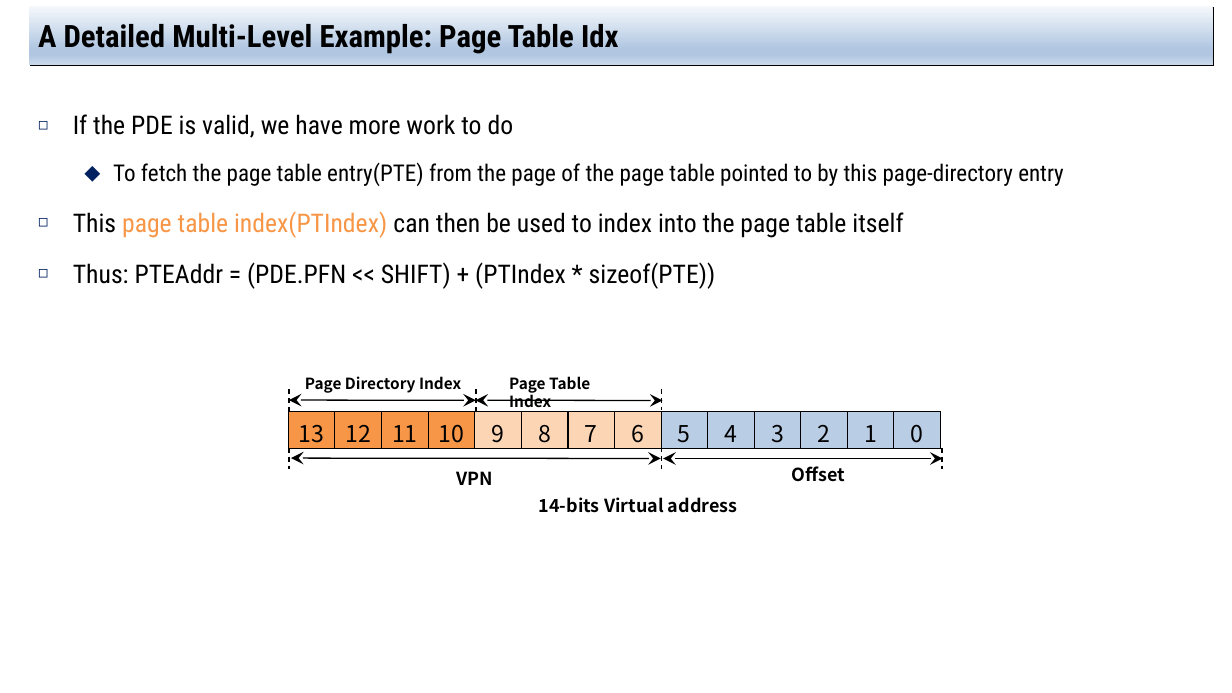
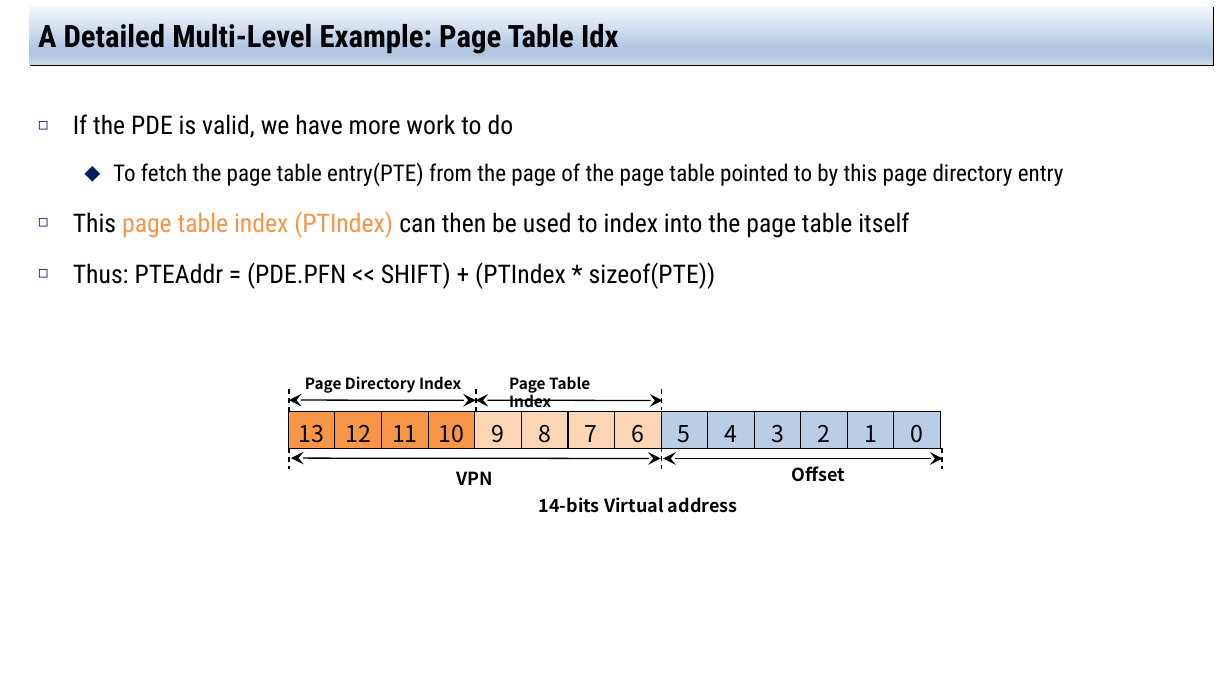
Before and after one commit to jachermocilla/extra-course-materials, a slide deck: slide 20 of cmsc125/ostep/slides/01.Virtualization/20.Advanced_Page_Tables.pptx. Drawn at 1232x693 pixels with LibreOffice and Linux fonts; fonts in the diff are those of the drawing. Boxes give left, top, right and bottom in pixels: in the first picture for what was removed or moved away, otherwise in the second. Text is boxed around its words. In the diff, an @@ line names an element or a change of style, - is before the commit and + after.

```diff
--- a/cmsc125/ostep/slides/01.Virtualization/20.Advanced_Page_Tables.pptx
+++ b/cmsc125/ostep/slides/01.Virtualization/20.Advanced_Page_Tables.pptx
@@ text at (73,162,1064,238): text changed @@
-  ⬥ To fetch the page table entry(PTE) from the page of the page table pointed to by this page-directory entry
-◻ This page table index(PTIndex) can then be used to index into the page table itself
+  ⬥ To fetch the page table entry(PTE) from the page of the page table pointed to by this page directory entry
+◻ This page table index (PTIndex) can then be used to index into the page table itself
```
Also in this commit, not shown: 11 other slides changed, 7 other files.
